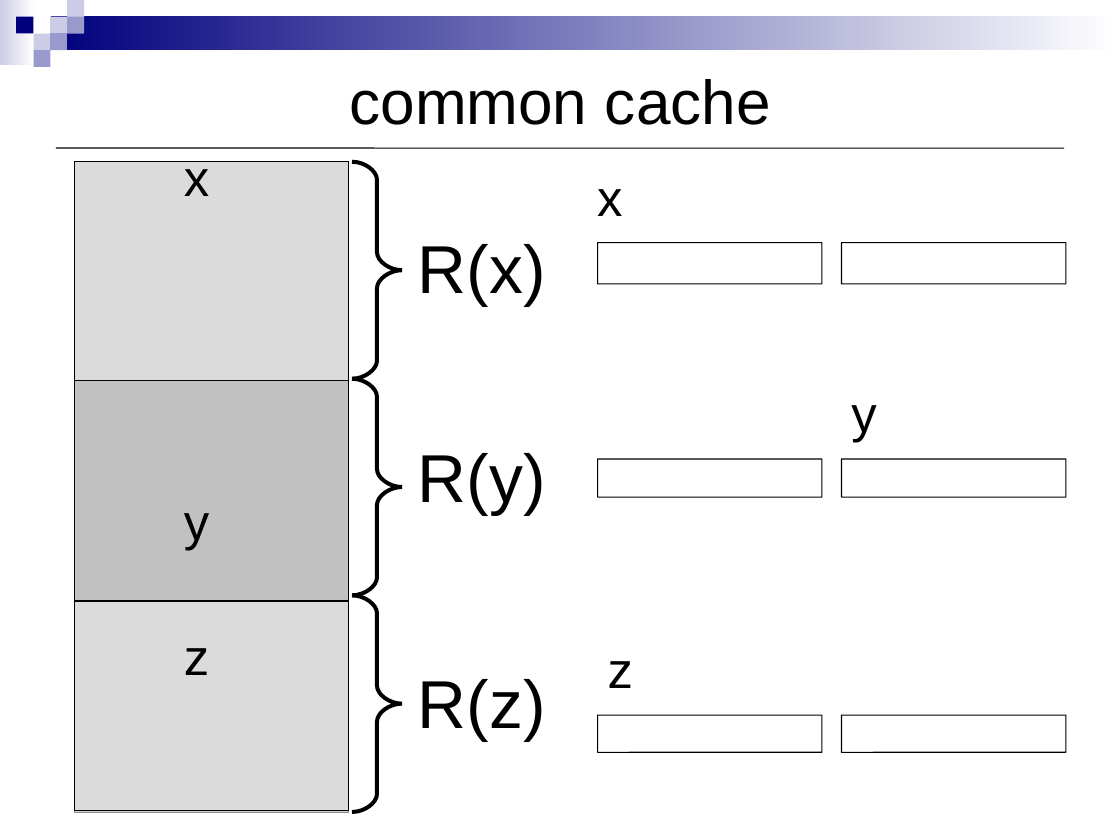
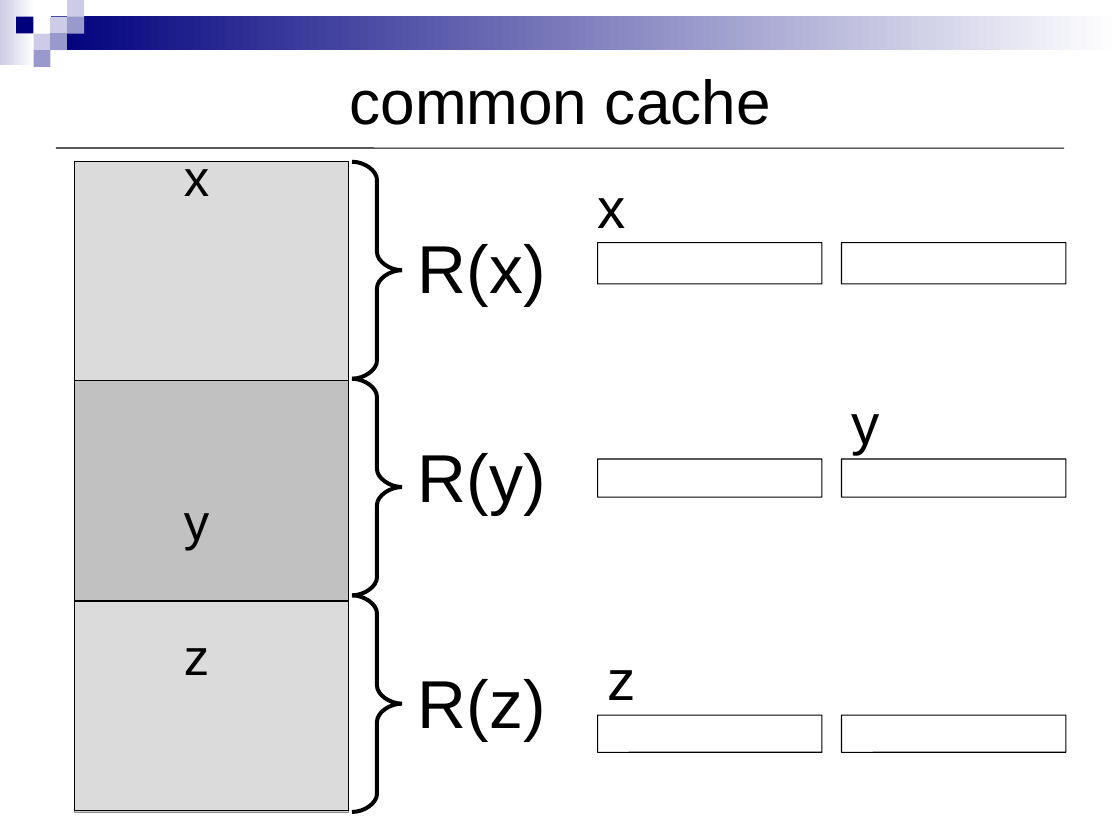
Before and after one commit to kornevgen/tesla-project, a slide deck: slide 19 of papers/SYRCoSE2009/show/syrcose09.ppt (slide 16 before the commit). Drawn at 1120x840 pixels with LibreOffice and Linux fonts; fonts in the diff are those of the drawing; grey boxes stand for pictures. Boxes give left, top, right and bottom in pixels: in the first picture for what was removed or moved away, otherwise in the second. Text is boxed around its words. In the diff, an @@ line names an element or a change of style, - is before the commit and + after.

```diff
--- a/papers/SYRCoSE2009/show/syrcose09.ppt
+++ b/papers/SYRCoSE2009/show/syrcose09.ppt
@@ 3 texts moved together from (x1=597, y1=189, x2=876, y2=688) to (x1=597, y1=198, x2=879, y2=700) @@
@@ size 36 to 40 pt in 3 elements at (x1=608, y1=670, x2=636, y2=700), (x1=597, y1=198, x2=625, y2=228), (x1=851, y1=414, x2=879, y2=454) @@
```
Also in this commit, not shown: 11 other slides changed, 3 slides added.
